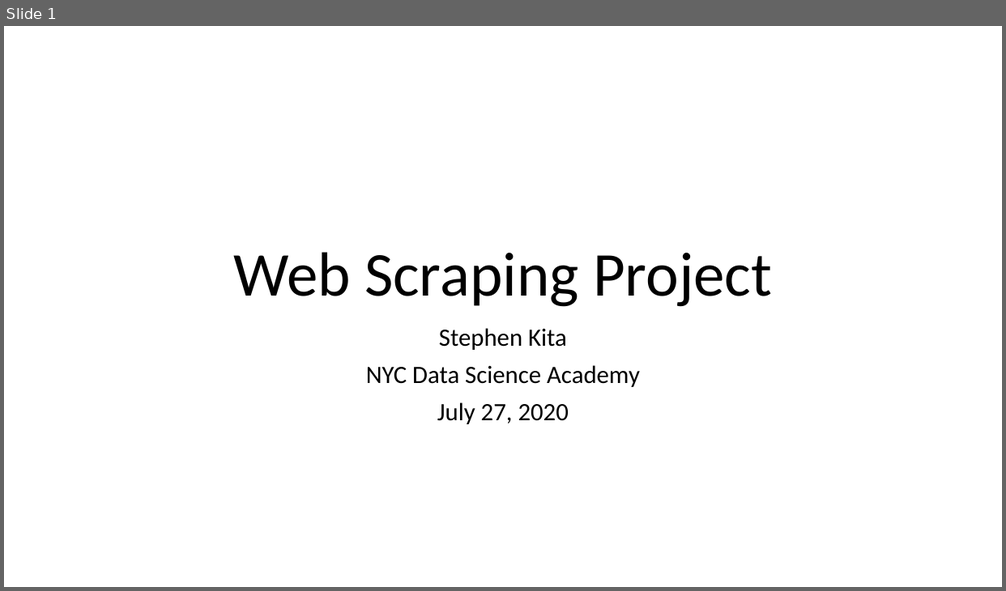
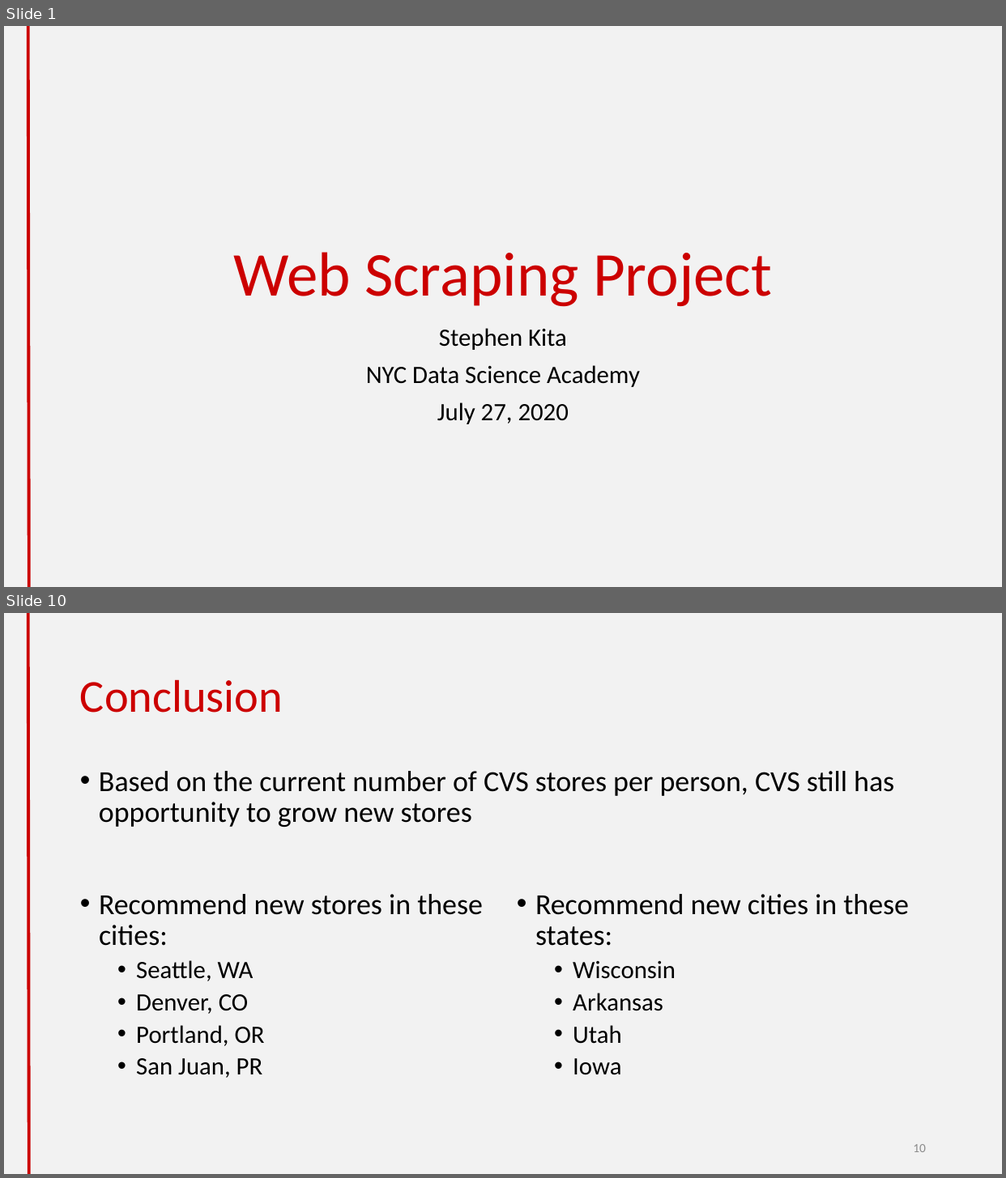
Before and after one commit to cheetahskita/dsa-projects, a slide deck: 1-web-scraping/Web Scraping Project.pptx. Shown one above the other, each under a label of ours: slide 1 before the commit, slides 1 and 10 after it; the slides between them are not shown. The pictures are 1006x591 and 1006x1178 pixels, drawn with LibreOffice and Linux fonts; fonts in the diff are those of the drawing. Boxes give left, top, right and bottom in pixels: in the first picture for what was removed or moved away, otherwise in the second. Text is boxed around its words. In the diff, an @@ line names an element or a change of style, - is before the commit and + after.

Commit message:
final draft of project

```diff
--- a/1-web-scraping/Web Scraping Project.pptx
+++ b/1-web-scraping/Web Scraping Project.pptx
@@ slide 10 added at box(4, 613, 1002, 1174), background #F2F2F2; not listed: 1 template element that a slide beside it also shows @@
@@ title added at box(80, 679, 283, 713), 44 pt, text #CC0000 @@
+Conclusion
@@ text added at box(99, 771, 894, 827), 28 pt, text #000000 @@
+• Based on the current number of CVS stores per person, CVS still has opportunity to grow new stores
@@ text added at box(99, 894, 483, 1078), 24 pt, text #000000 @@
+• Recommend new stores in these cities:
+  • Seattle, WA
+  • Denver, CO
+  • Portland, OR
+  • San Juan, PR
@@ text added at box(535, 894, 909, 1076), 28 pt, text #000000 @@
+• Recommend new cities in these states:
+  • Wisconsin
+  • Arkansas
+  • Utah
+  • Iowa
@@ page number added at box(913, 1144, 926, 1152), 12 pt, text #8C8C8C @@
+10
@@ slide 1 changed as well @@
@@ background #FFFFFF to #F2F2F2 @@
@@ line added from (28, 26) to (28, 587), #CC0000 3 pt @@
@@ title "Web Scraping Project" at box(233, 252, 772, 307): text colour #000000 to #CC0000 @@
```
Also in this commit, not shown: 4 other slides changed, 6 other slides added, 6 slides removed, 13 other files.
